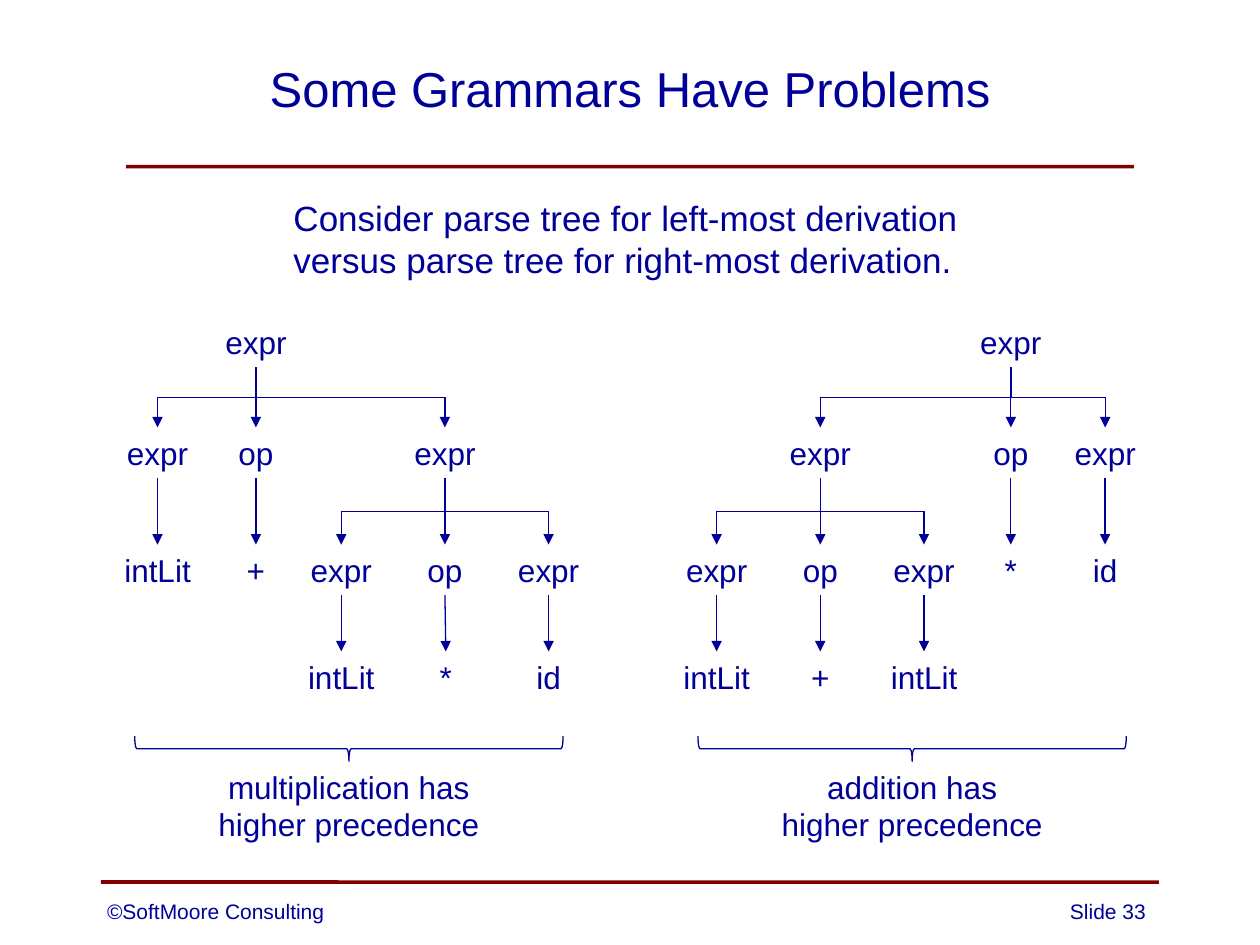
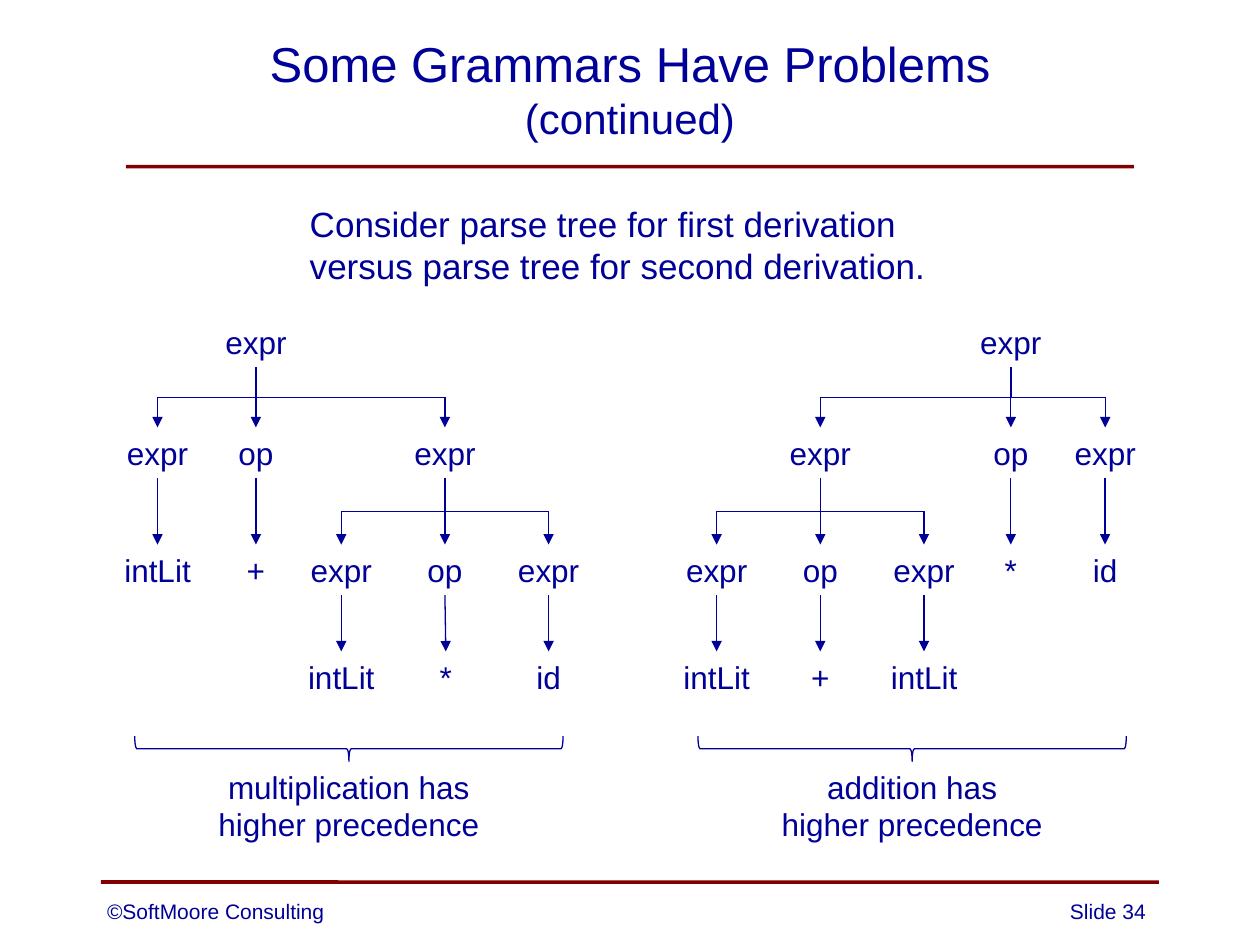
Before and after one commit to SoftMoore/CPRL, a slide deck: slide 34 of PowerPoint Slides/03 - Context-Free Grammars.pptx (slide 33 before the commit). Drawn at 1260x945 pixels with LibreOffice and Linux fonts; fonts in the diff are those of the drawing. Boxes give left, top, right and bottom in pixels: in the first picture for what was removed or moved away, otherwise in the second. Text is boxed around its words. In the diff, an @@ line names an element or a change of style, - is before the commit and + after.

Commit message:
clarified discussion of ambiguous grammars

```diff
--- a/PowerPoint Slides/03 - Context-Free Grammars.pptx
+++ b/PowerPoint Slides/03 - Context-Free Grammars.pptx
@@ title at (270, 46, 991, 142): text changed @@
-Some Grammars Have Problems
+Some Grammars Have Problems
+(continued)
@@ text at (310, 211, 925, 286): text changed @@
-Consider parse tree for left-most derivation
-versus parse tree for right-most derivation.
+Consider parse tree for first derivation
+versus parse tree for second derivation.
@@ page number at (1070, 903, 1145, 920): text changed @@
-Slide 33
+Slide 34
```
Also in this commit, not shown: 1 slide added, 1 other file.
